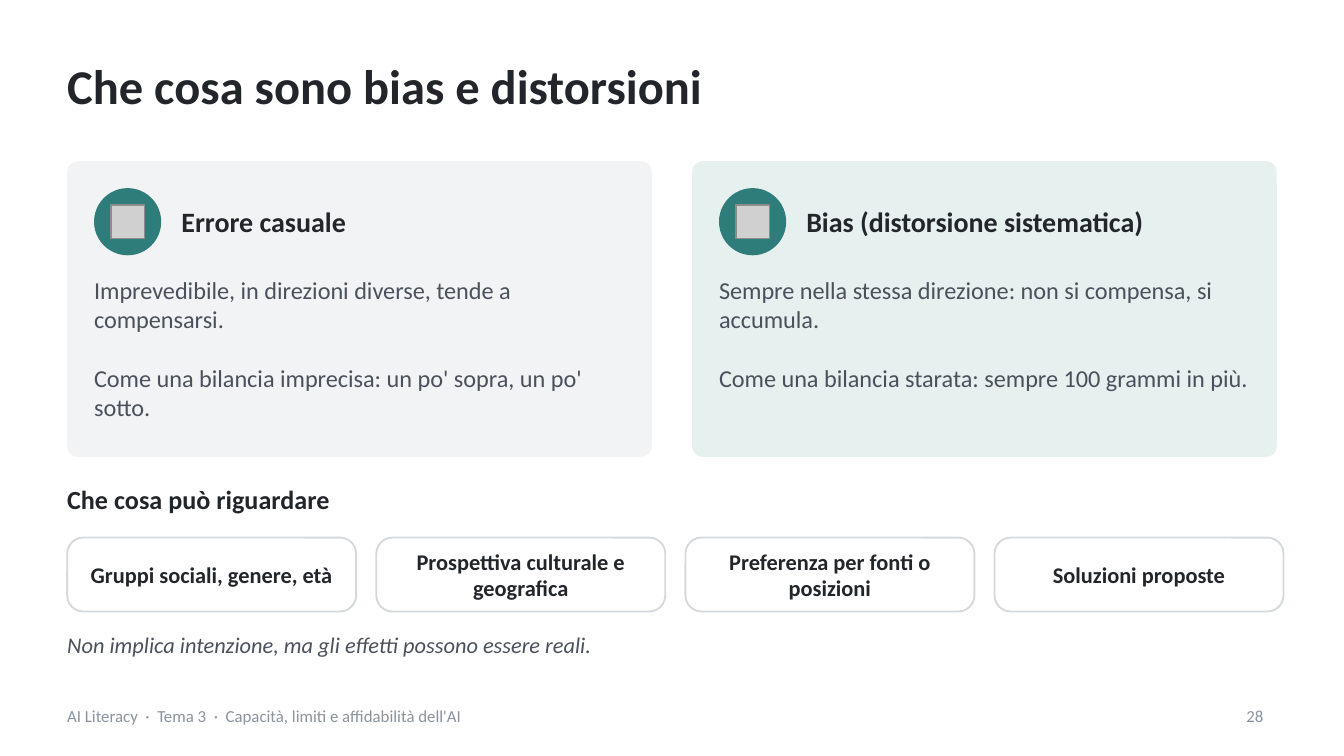
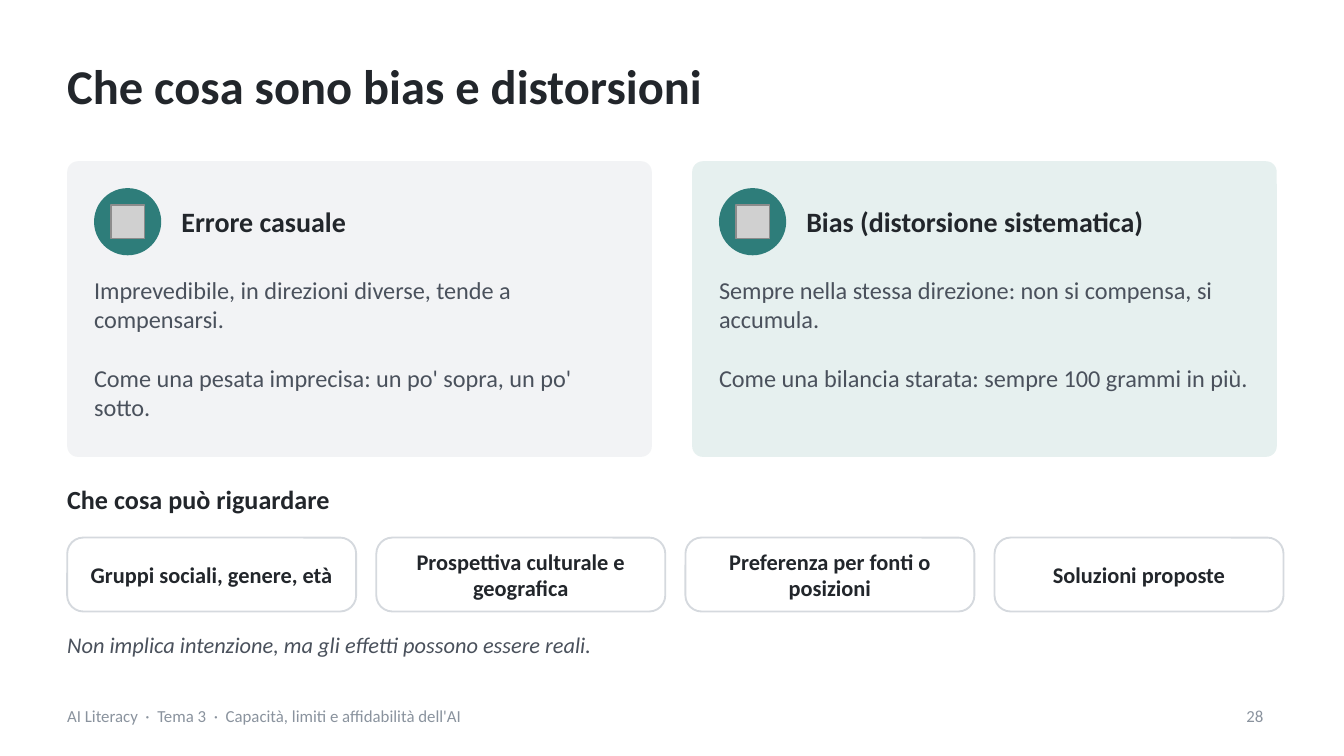
Before and after one commit to NetAi-IT/Formazione-AI-Literacy-Official, a slide deck: slide 28 of Base/Tema3_Capacita_limiti_affidabilita_AI.pptx. Drawn at 1344x756 pixels with LibreOffice and Linux fonts; fonts in the diff are those of the drawing; grey boxes stand for pictures. Boxes give left, top, right and bottom in pixels: in the first picture for what was removed or moved away, otherwise in the second. Text is boxed around its words. In the diff, an @@ line names an element or a change of style, - is before the commit and + after.

```diff
--- a/Base/Tema3_Capacita_limiti_affidabilita_AI.pptx
+++ b/Base/Tema3_Capacita_limiti_affidabilita_AI.pptx
@@ text at bbox=[94, 370, 571, 416]: text changed @@
-Come una bilancia imprecisa: un po' sopra, un po' sotto.
+Come una pesata imprecisa: un po' sopra, un po' sotto.
```
Also in this commit, not shown: 29 other slides changed, 1 other file.
